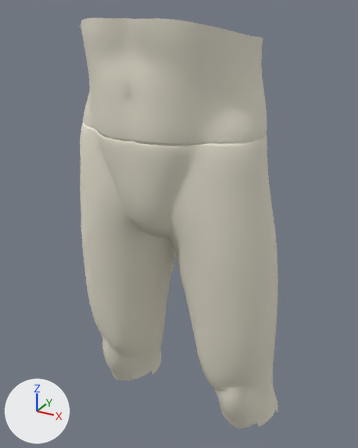
Before and after pictures for a commit that changed the glTF model assets/armor/armure_braies.glb.
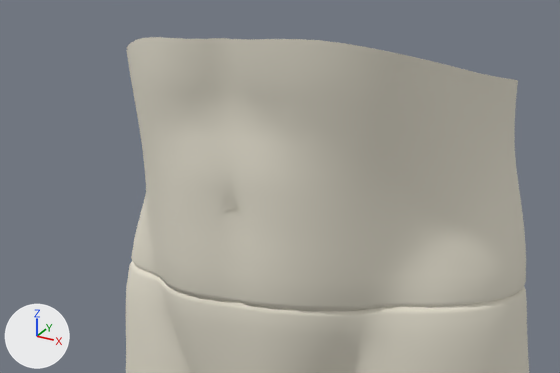
Old and new are each drawn whole from a 50 mm lens placed at (0.364, -0.676, 1.141), pointed at (0.001, -0.016, 0.811) and again close up on the part from 6% to 79% of the width and 0% to 39% of the height. Lighting does not change. The marker at lower left points along +X, +Y and +Z. The first two pictures are the older version. Vertices at exactly the same position are counted once.

The first close-up shows 'armure_braies'.
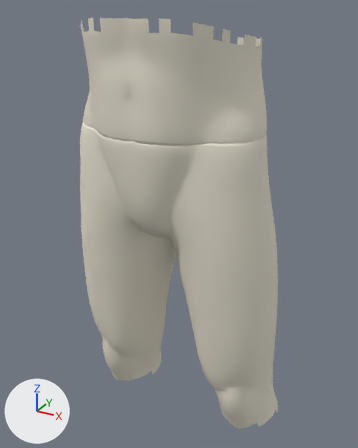
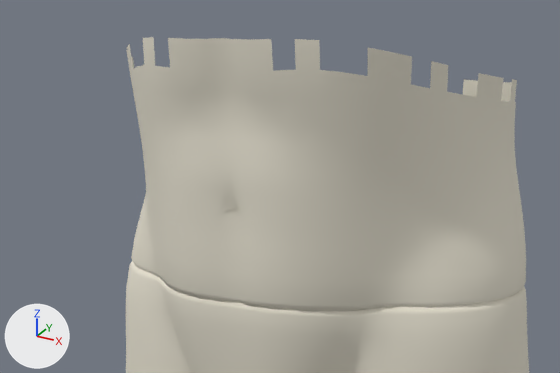
What differs and where, as boxes (x1, y1, x2, y2) in the close-ups (560 x 373 px):
```json
{"part": 1, "of": "me_armure_braies", "change": "deleted", "before": [130, 37, 518, 102], "on screen": "pale yellow"}
```

Edits to the scene script, one JSON object a line:
```json
{"block": "me_armure_braies", "where": "# used by ob_armure_braies; location = (0.0, 0.0, 0.0)"}
{"op": "remove", "block": "me_armure_braies", "code": "me_armure_braies.from_pydata(...)  # 3265 vertices, 6408 faces; spans x -0.184..0.184, y -0.152..0.093, z 0.443..1.128"}
{"op": "add", "block": "me_armure_braies", "code": "me_armure_braies.from_pydata(...)  # 3248 vertices, 6344 faces; spans x -0.184..0.184, y -0.152..0.093, z 0.443..1.128"}
{"block": "me_armure_braies", "change": "me_armure_braies part 1"}
{"block": "me_armure_braies", "change": "17 vertices are removed from x -0.123..0.123, y -0.136..0.047, z 1.1..1.126"}
{"block": "me_armure_braies", "change": "64 faces are deleted"}
```
